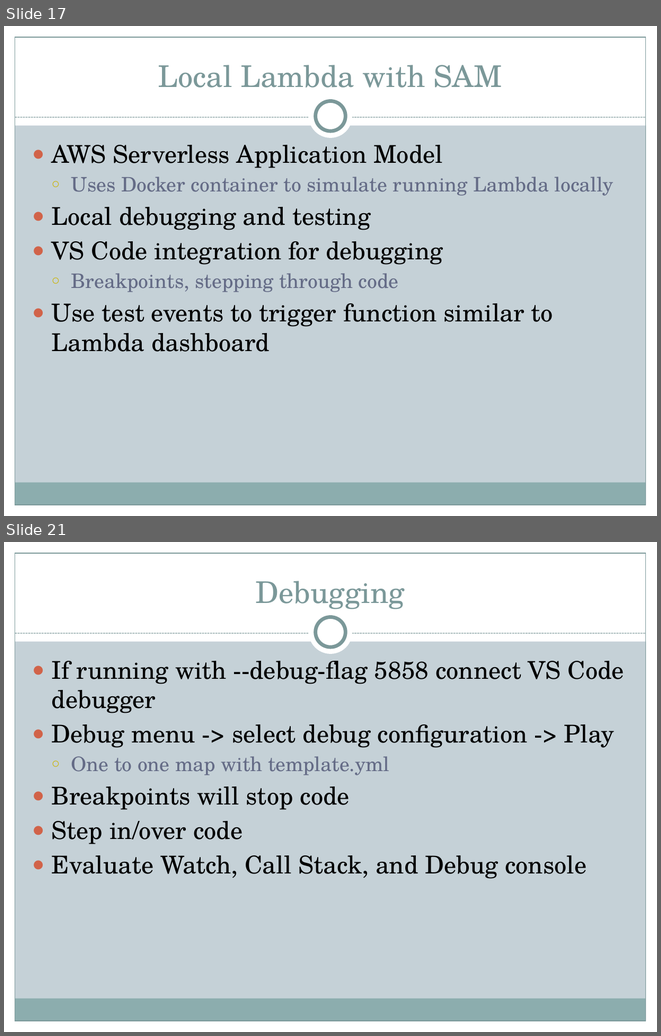
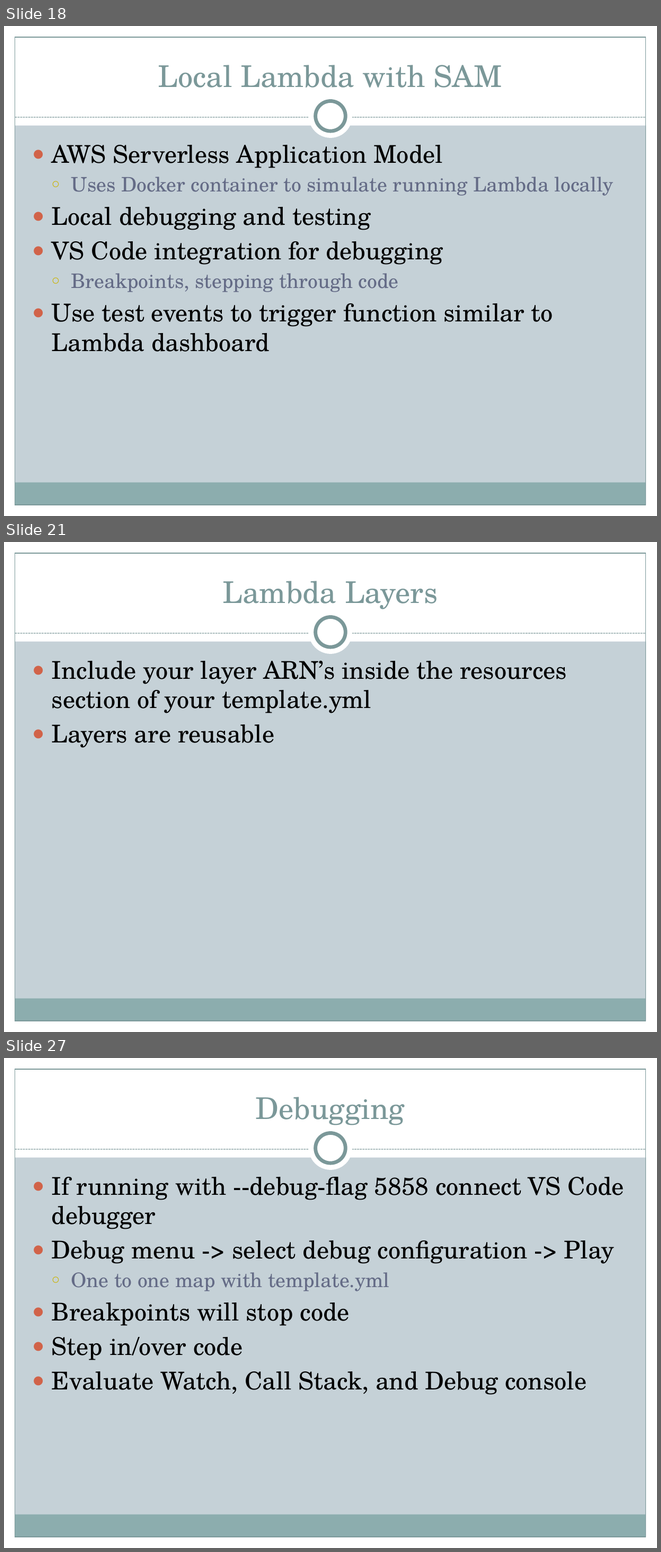
Before and after one commit to motobreath/lambda-lambda-lambda, a slide deck: lambda-lambda-lambda.pptx. Shown one above the other, each under a label of ours: slides 17 and 21 before the commit, slides 18, 21 and 27 after it; the slides between them are not shown. The pictures are 661x1036 and 661x1552 pixels, drawn with LibreOffice and Linux fonts; fonts in the diff are those of the drawing. Boxes give left, top, right and bottom in pixels: in the first picture for what was removed or moved away, otherwise in the second. Text is boxed around its words. In the diff, an @@ line names an element or a change of style, - is before the commit and + after.

Commit message:
latest lambda talk

```diff
--- a/lambda-lambda-lambda.pptx
+++ b/lambda-lambda-lambda.pptx
@@ slide 21 added at (4, 542, 657, 1032), background #C5D1D7; not listed: 9 template elements that a slide beside it also shows @@
@@ title added at (223, 581, 438, 609), 33 pt, text #7C999A @@
+Lambda Layers
@@ text added at (52, 660, 567, 748), 27 pt, text #000000 @@
+● Include your layer ARN’s inside the resources section of your template.yml
+● Layers are reusable
@@ what was slide 17 is now slide 18 @@
@@ what was slide 21 is now slide 27 @@
```
Also in this commit, not shown: 9 slides changed, 5 other slides added.
